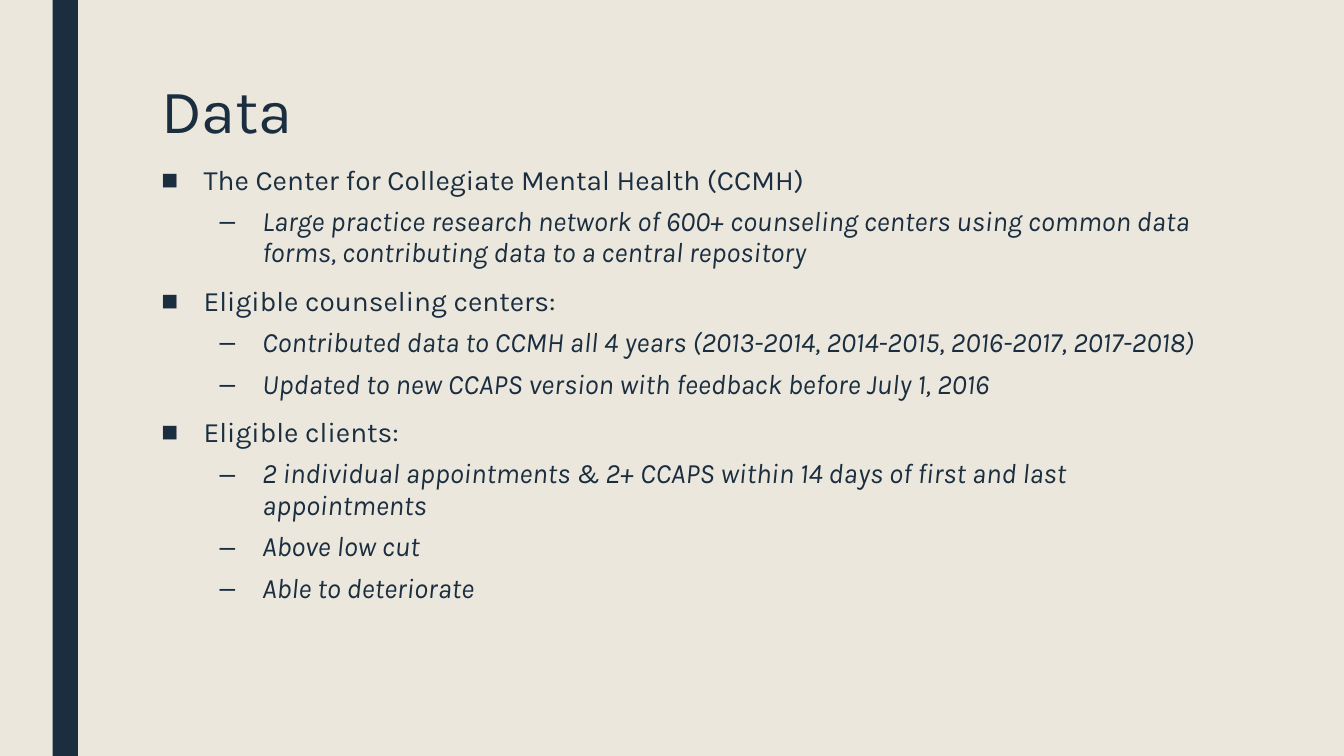
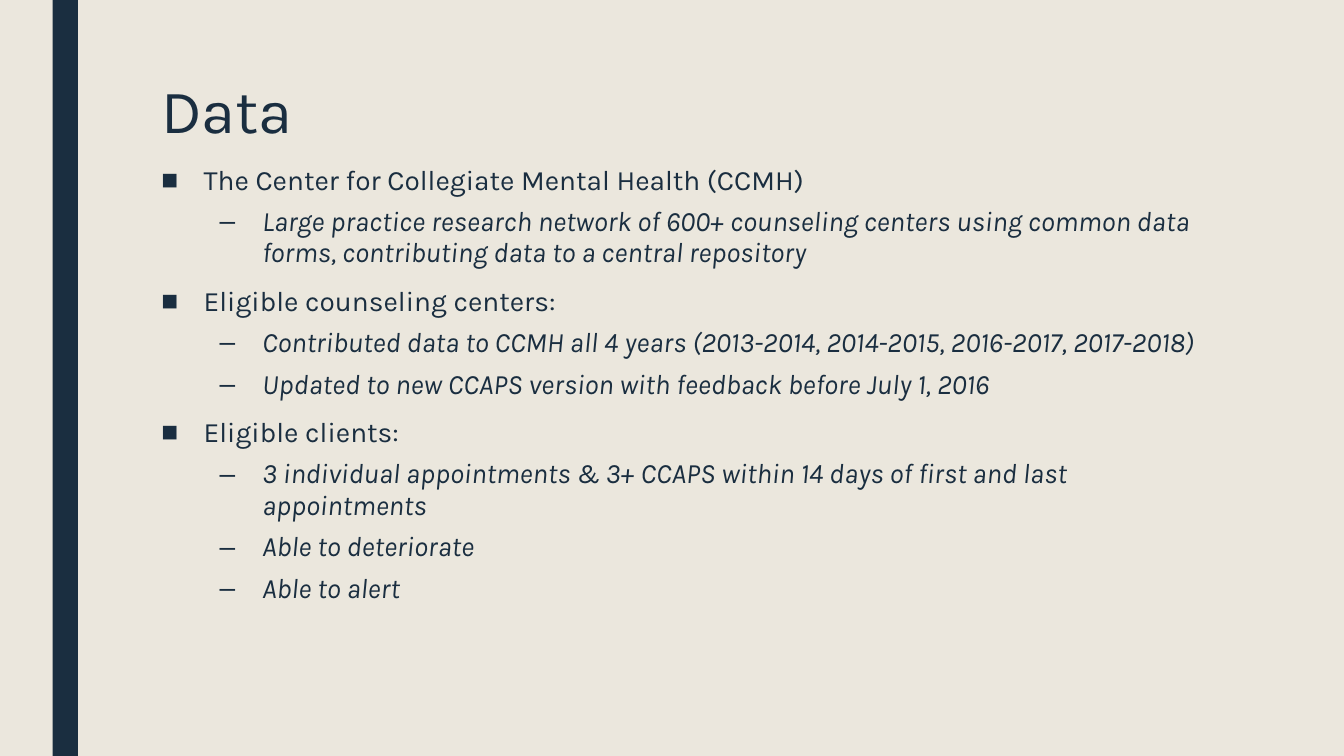
Before and after one commit to rbjanis/Dissertation, a slide deck: slide 18 of presentations/proposal/dissertation-proposal.pptx. Drawn at 1344x756 pixels with LibreOffice and Linux fonts; fonts in the diff are those of the drawing. Boxes give left, top, right and bottom in pixels: in the first picture for what was removed or moved away, otherwise in the second. Text is boxed around its words. In the diff, an @@ line names an element or a change of style, - is before the commit and + after.

```diff
--- a/presentations/proposal/dissertation-proposal.pptx
+++ b/presentations/proposal/dissertation-proposal.pptx
@@ text at box(262, 463, 1067, 522): text changed @@
-  – 2 individual appointments & 2+ CCAPS within 14 days of first and last appointments
-  – Above low cut
+  – 3 individual appointments & 3+ CCAPS within 14 days of first and last appointments
@@ text at box(262, 579, 400, 599): paragraph added @@
+  – Able to alert
```
Also in this commit, not shown: 9 other slides changed, 12 slides added.
